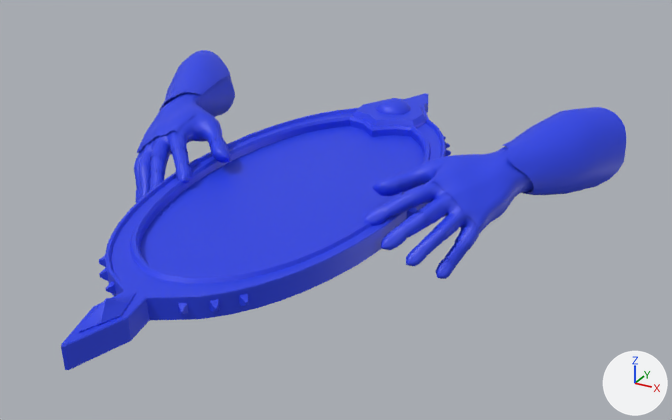
The FBX model Assets/Characters/MirrorWarden/MirrorDeath.fbx: old version first, new version second.
Both versions are drawn from a camera (50 mm lens) standing at (0.931, -1.519, 0.793) and looking at (0.089, 0.013, 0.027). The lights are fixed; the arrows at lower right show +X, +Y and +Z. The picture after the commit comes second. Both versions are drawn at frame 60 of the action 'Scene'; the numbers are the values there.

Names of what the first picture shows: 'LeftArm', 'Mirror', 'RightArm'.
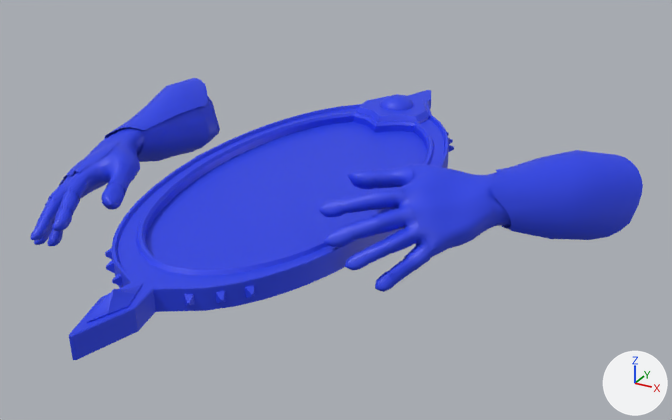
Where the change shows, as pixel boxes (x1, y1, x2, y2) in the pictures (672 x 420 px):
```json
{"object": "Mirror", "change": "moved", "before": [61, 93, 451, 370], "after": [69, 90, 454, 360]}
{"object": "RightArm.002", "change": "added", "after": [319, 150, 643, 292], "on screen": "blue"}
{"object": "RightArm", "change": "deleted", "before": [364, 107, 626, 279], "on screen": "blue"}
{"object": "LeftArm.002", "change": "added", "after": [31, 78, 220, 246], "on screen": "blue"}
{"object": "LeftArm", "change": "deleted", "before": [134, 50, 235, 203], "on screen": "blue"}
```

Scene script edits in JSON lines:
```json
{"block": "me_cube_010", "where": "# used by ob_mirror; location = (0.0, -0.003, 0.07); rotation_euler = (-1.534, 0.0, 0.0), in degrees (-88, 0, 0); scale = (1.46, 1.46, 1.46)"}
{"op": "remove", "block": "me_cube_010", "code": "me_cube_010.from_pydata(...)  # 1958 vertices, 1982 faces; spans x -0.194..0.194, y -0.026..0.026, z -0.459..0.459"}
{"op": "add", "block": "me_cube_010", "code": "me_cube_010.from_pydata(...)  # 1958 vertices, 1982 faces; spans x -0.194..0.194, y -0.036..0.016, z 0.427..1.345"}
{"block": "me_cube_010", "change": "me_cube_010 part 1: the whole mesh is moved by (0.0, -0.01, 0.886)"}
{"op": "add", "block": "me_finalbasemesh_010", "code": ["me_finalbasemesh_010 = bpy.data.meshes.new('FinalBaseMesh.010')", "me_finalbasemesh_010.from_pydata(...)  # 5451 vertices, 5081 faces; spans x -0.439..-0.116, y -0.055..0.255, z 0.812..1.02", "me_finalbasemesh_010.materials.append(mat_mirrorwarden)  # its picture is missing"]}
{"op": "add", "block": "me_finalbasemesh_009", "code": ["me_finalbasemesh_009 = bpy.data.meshes.new('FinalBaseMesh.009')", "me_finalbasemesh_009.from_pydata(...)  # 5451 vertices, 5081 faces; spans x 0.116..0.439, y -0.055..0.255, z 0.812..1.02", "me_finalbasemesh_009.materials.append(mat_mirrorwarden)  # its picture is missing"]}
{"op": "remove", "block": "ob_leftarm", "code": ["ob_leftarm = bpy.data.objects.new('LeftArm', me_finalbasemesh_002)", "ob_leftarm.location = (-0.406, 0.146, 0.086)", "ob_leftarm.rotation_euler = (-0.56, 0.455, -0.269)  # degrees (-32, 26, -15)", "ob_leftarm.scale = (1.46, 1.46, 1.46)"]}
{"op": "remove", "block": "ob_rightarm", "code": ["ob_rightarm = bpy.data.objects.new('RightArm', me_finalbasemesh_003)", "ob_rightarm.location = (0.406, 0.146, 0.086)", "ob_rightarm.rotation_euler = (-0.56, -0.455, 0.269)  # degrees (-32, -26, 15)", "ob_rightarm.scale = (1.46, 1.46, 1.46)"]}
{"op": "set", "path": "ob_mirror.location", "old": "(0.0, -0.003, 0.07)", "new": "(0.0, -1.278, 0.018)"}
{"op": "set", "path": "ob_mirror.rotation_euler", "old": "(-1.534, 0.0, 0.0)", "new": "(-1.537, 0.0, 0.0)", "note": "degrees (-88, 0, 0)"}
{"op": "add", "block": "ob_leftarm_002", "code": ["ob_leftarm_002 = bpy.data.objects.new('LeftArm.002', me_finalbasemesh_010)", "ob_leftarm_002.parent = ob_mirror", "ob_leftarm_002.location = (-0.622, 0.818, 0.461)", "ob_leftarm_002.rotation_euler = (1.373, 0.608, 0.471)  # degrees (79, 35, 27)"]}
{"op": "add", "block": "ob_rightarm_002", "code": ["ob_rightarm_002 = bpy.data.objects.new('RightArm.002', me_finalbasemesh_009)", "ob_rightarm_002.parent = ob_mirror", "ob_rightarm_002.location = (0.192, 0.74, 0.285)", "ob_rightarm_002.rotation_euler = (0.997, -0.00688, -0.24)  # degrees (57, -0.4, -14)"]}
```
